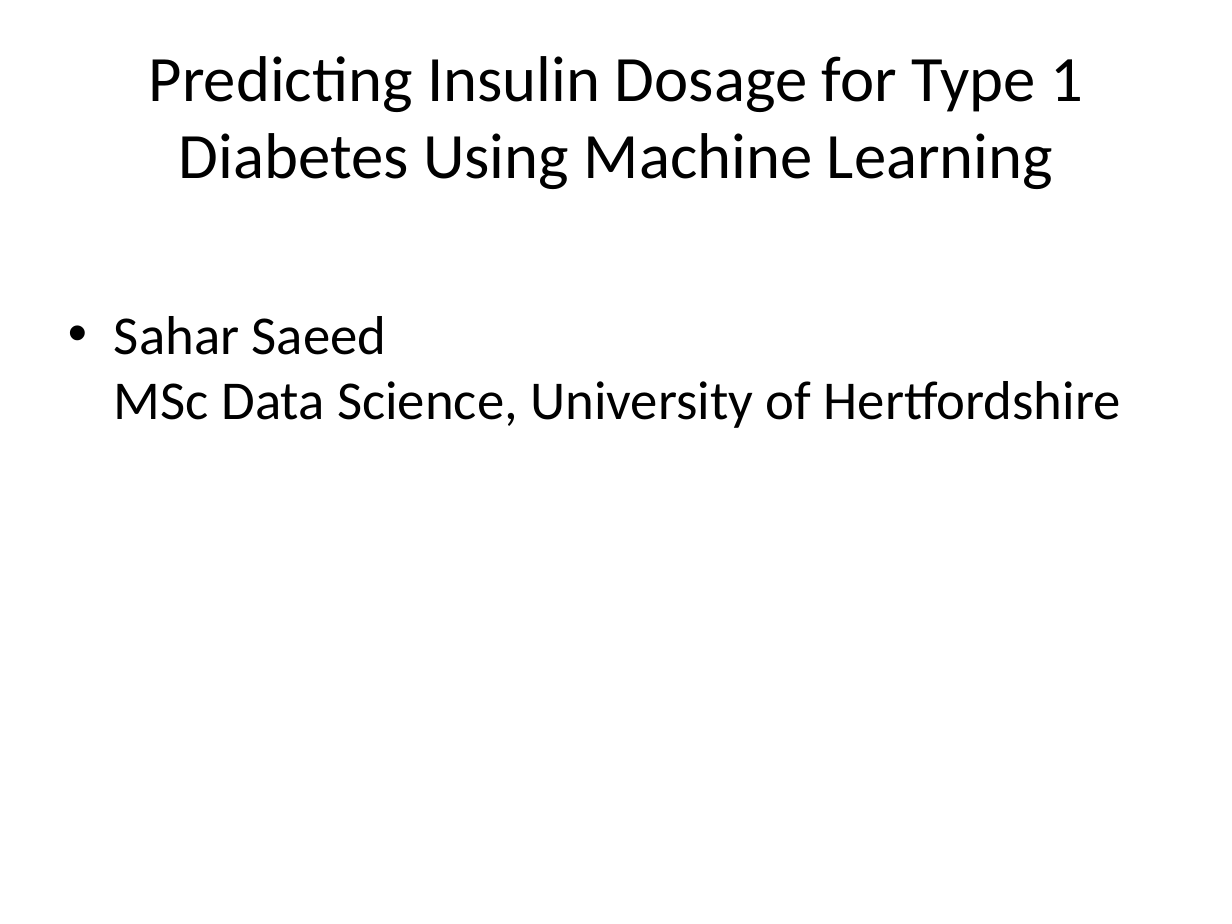
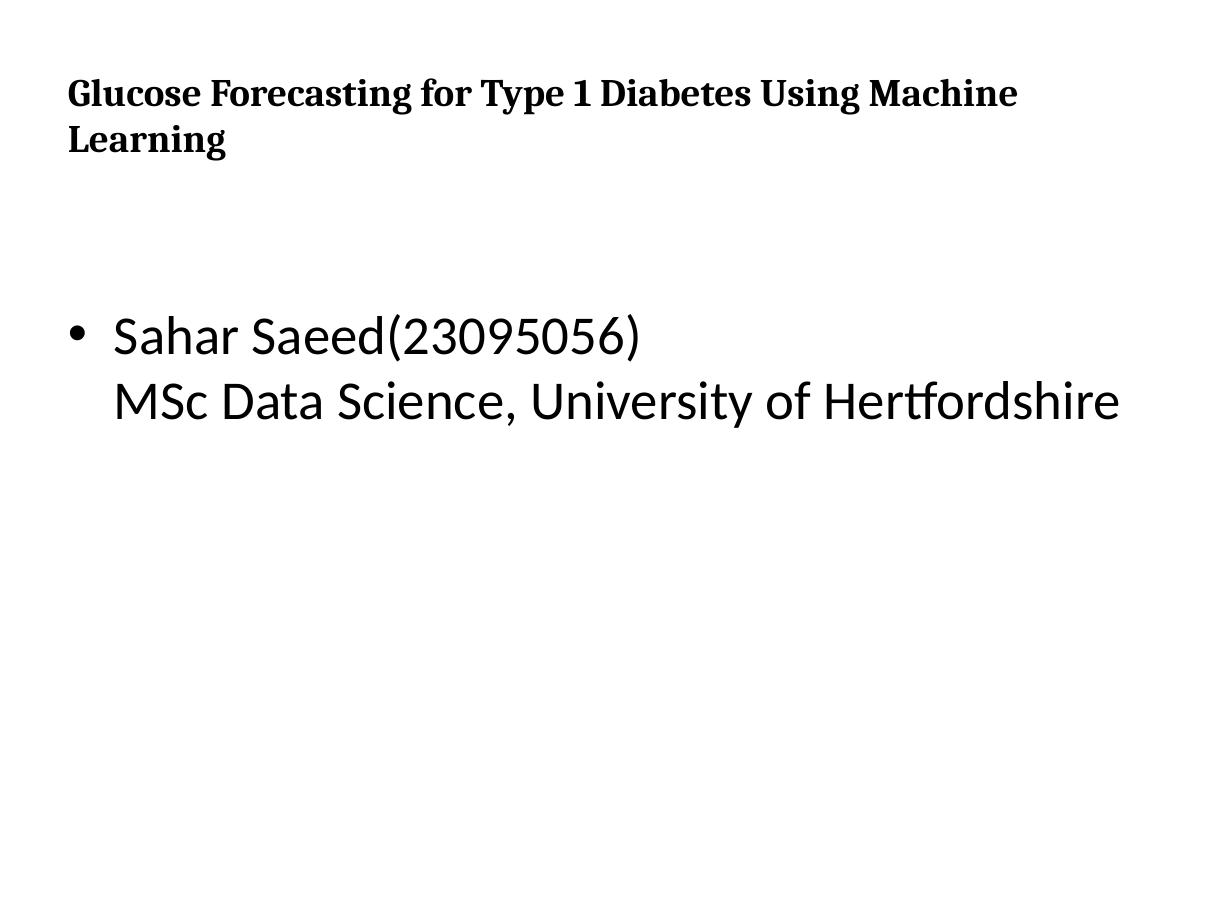
Before and after one commit to saeedsahar/GlucoseForecastingML, a slide deck: slide 1 of Glucose_Forcasting_Slides.pptx. Drawn at 1232x924 pixels with LibreOffice and Linux fonts; fonts in the diff are those of the drawing. Boxes give left, top, right and bottom in pixels: in the first picture for what was removed or moved away, otherwise in the second. Text is boxed around its words. In the diff, an @@ line names an element or a change of style, - is before the commit and + after.

```diff
--- a/Glucose_Forcasting_Slides.pptx
+++ b/Glucose_Forcasting_Slides.pptx
@@ title at [68,78,1019,161]: text changed; size 37.8 to 22.8 pt; font Calibri to Cambria; bold on @@
-Predicting Insulin Dosage for Type 1 Diabetes Using Machine Learning
+Glucose Forecasting for Type 1 Diabetes Using Machine Learning
@@ text at [114,314,1121,428]: text changed @@
-• Sahar Saeed
-  MSc Data Science, University of Hertfordshire
+• Sahar Saeed(23095056)
+  MSc Data Science, University of Hertfordshire
```
Also in this commit, not shown: 1 other slide changed, 1 other file.
